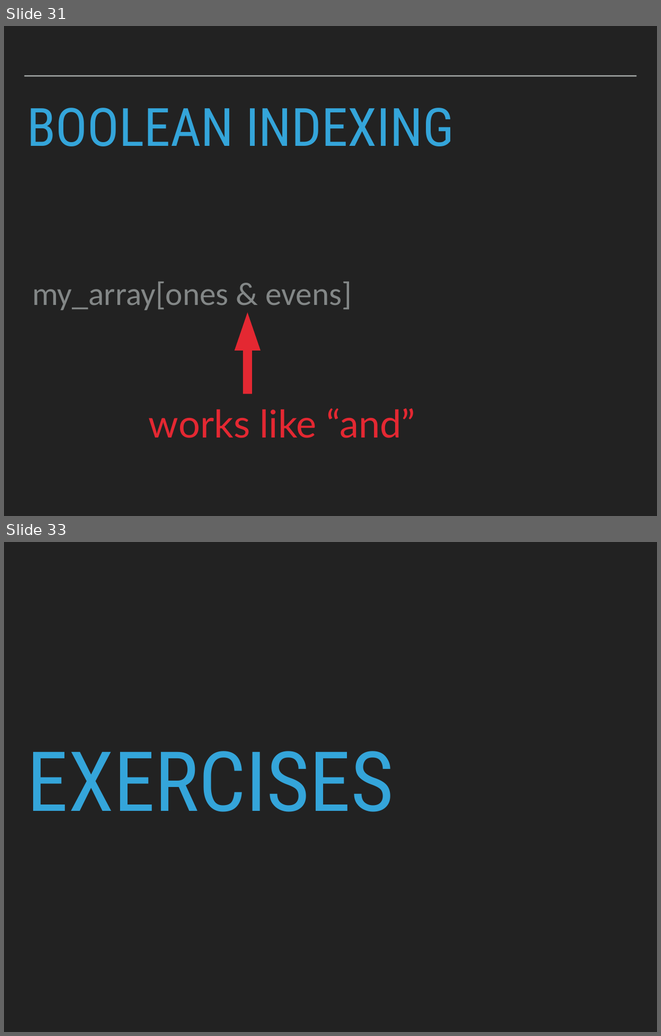
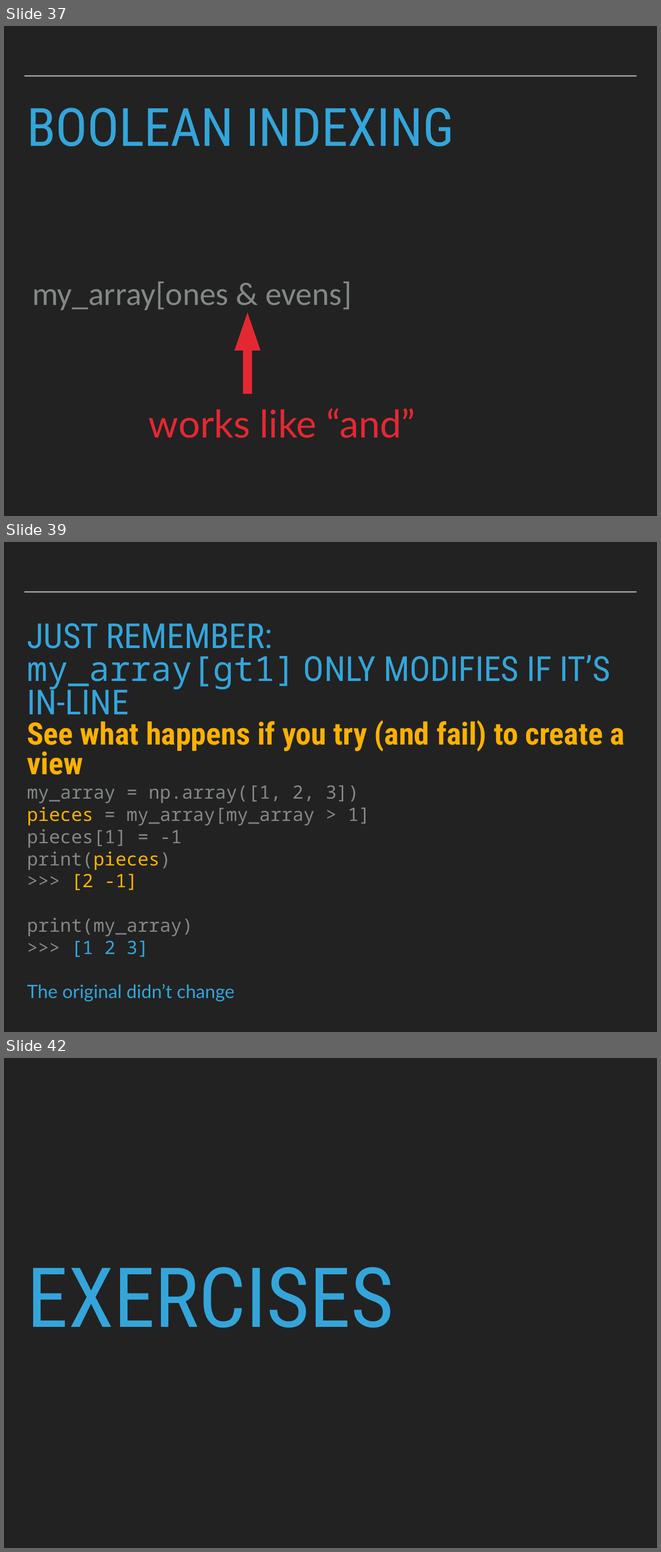
Before and after one commit to patricks1/python-for-data-science, a slide deck: Session05/Session5_Slides.pptx. Shown one above the other, each under a label of ours: slides 31 and 33 before the commit, slides 37, 39 and 42 after it; the slides between them are not shown. The pictures are 661x1036 and 661x1552 pixels, drawn with LibreOffice and Linux fonts; fonts in the diff are those of the drawing. Boxes give left, top, right and bottom in pixels: in the first picture for what was removed or moved away, otherwise in the second. Text is boxed around its words. In the diff, an @@ line names an element or a change of style, - is before the commit and + after.

```diff
--- a/Session05/Session5_Slides.pptx
+++ b/Session05/Session5_Slides.pptx
@@ slide 39 added at box(4, 542, 657, 1032), background #222222; not listed: 1 template element that a slide beside it also shows @@
@@ title added at box(27, 623, 610, 723), 54 pt, text #34A5DA @@
+JUST REMEMBER:
+my_array[gt1] ONLY MODIFIES IF IT’S IN-LINE
@@ text added at box(27, 720, 624, 1002), 28.9 pt, text #838787 @@
+See what happens if you try (and fail) to create a view
+my_array = np.array([1, 2, 3])
+pieces = my_array[my_array > 1]
+pieces[1] = -1
+print(pieces)
+>>> [2 -1]
+print(my_array)
+>>> [1 2 3]
+The original didn’t change
@@ what was slide 31 is now slide 37 @@
@@ what was slide 33 is now slide 42 @@
```
Also in this commit, not shown: 4 slides changed, 13 other slides added, 5 slides removed, 2 other files.
